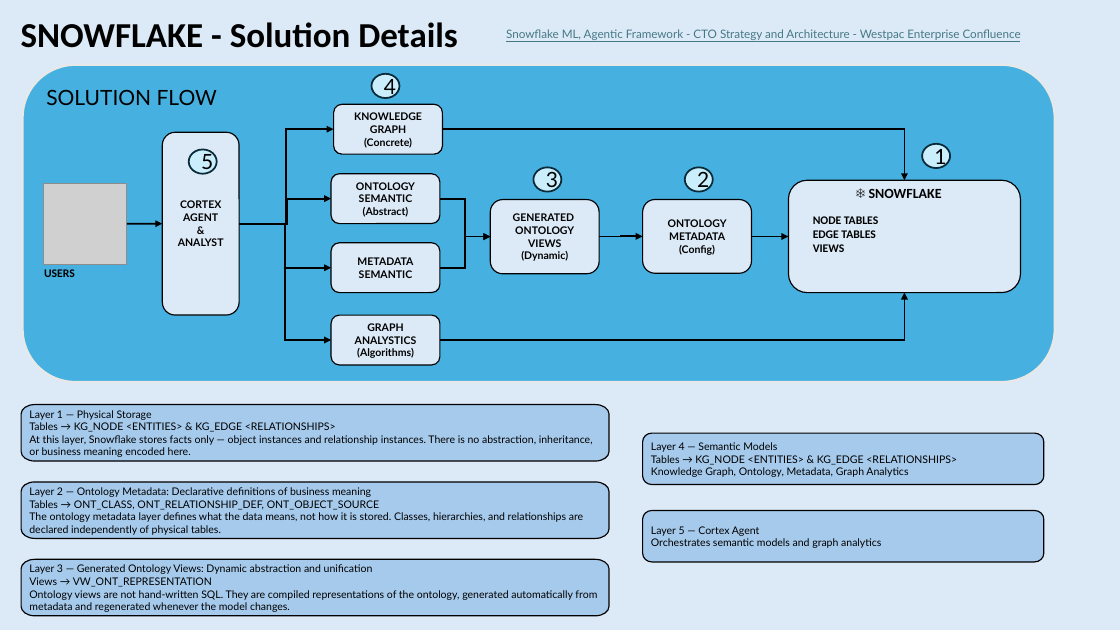
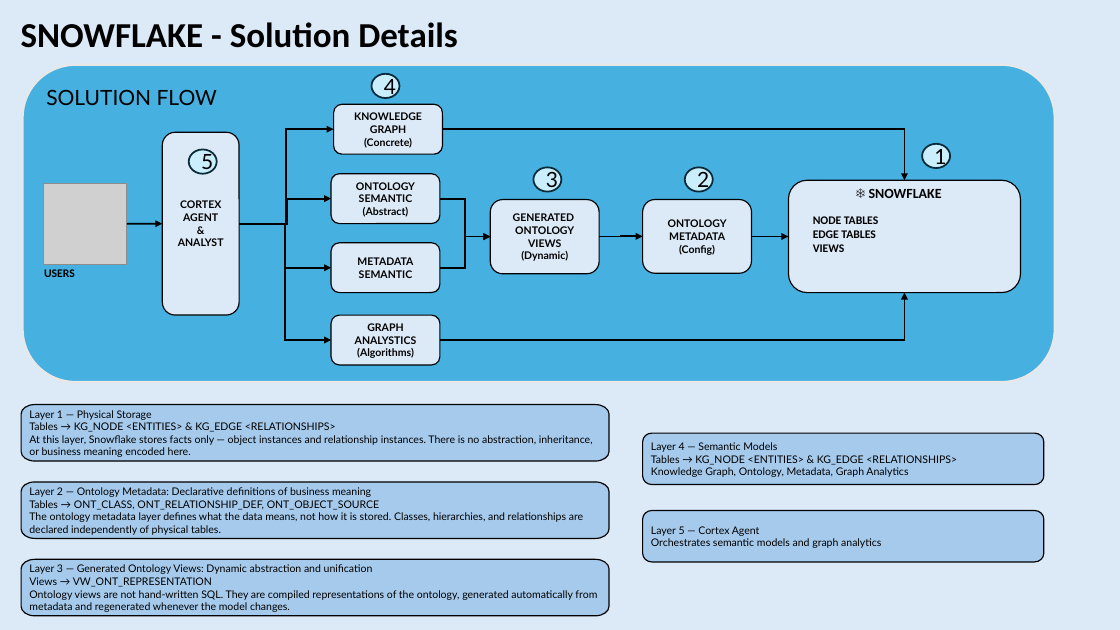
Before and after one commit to ashishachopra/Concepts, a slide deck: slide 23 of GRAPH,GRAPHRAG,ONTOLOGY.pptx. Drawn at 1120x630 pixels with LibreOffice and Linux fonts; fonts in the diff are those of the drawing; grey boxes stand for pictures. Boxes give left, top, right and bottom in pixels: in the first picture for what was removed or moved away, otherwise in the second. Text is boxed around its words. In the diff, an @@ line names an element or a change of style, - is before the commit and + after.

```diff
--- a/GRAPH,GRAPHRAG,ONTOLOGY.pptx
+++ b/GRAPH,GRAPHRAG,ONTOLOGY.pptx
@@ text removed at (506, 29, 1021, 40) @@
-Snowflake ML, Agentic Framework - CTO Strategy and Architecture - Westpac Enterprise Confluence
```
Also in this commit, not shown: 12 other slides changed, 8 other files.
